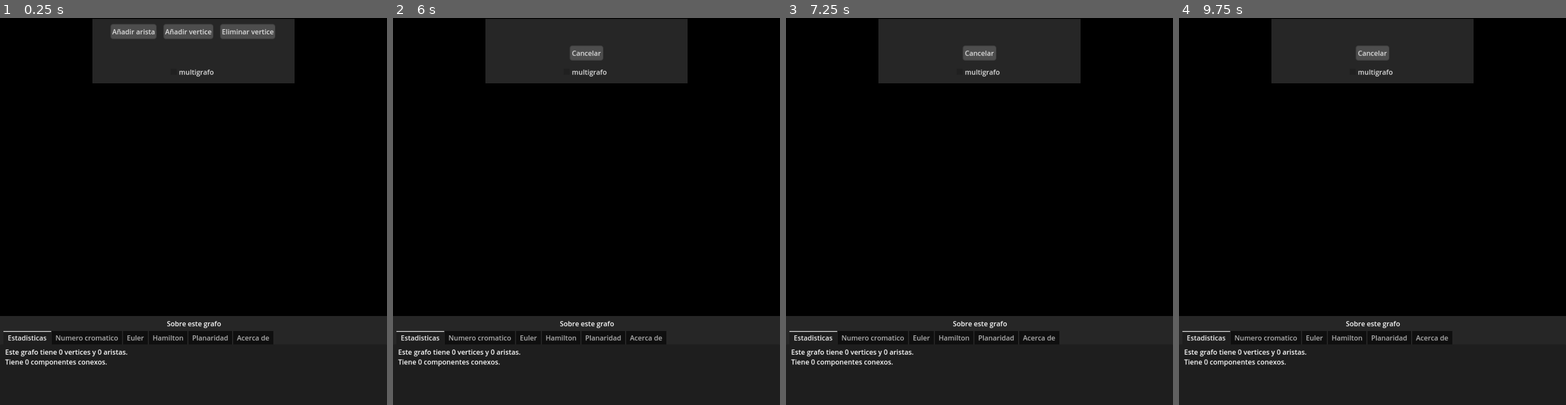
Above: before the commit, frames 1-4 (left to right).
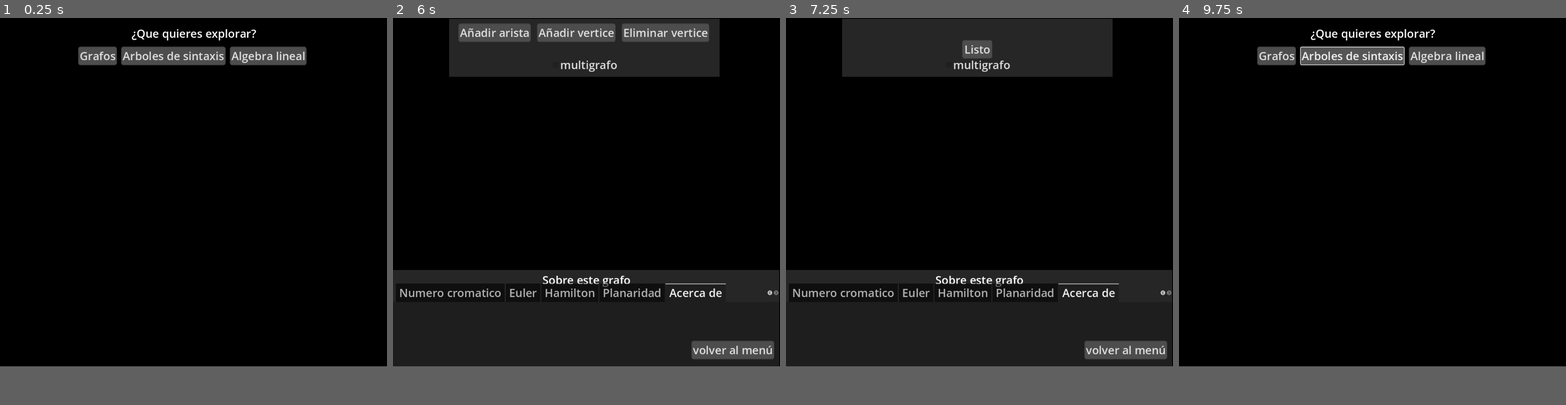
Above: after the commit, the same moments.

Repository: AndresDavidCalderon/exploragrafos
Game: Godot game, scene res://main_menu.tscn
The game is run twice, just before and just after one commit, with the same random seed, the same clock (stepped at 60 frames per second) and the same inputs. Before the commit the project starts from res://main.tscn.
Inputs (mouse positions are in pixels of both pictures, inside the frame that each line leads up to):
- Up to frame 1 (0.25 s): no input
- Up to frame 2 (6 s): click (489, 60) at 0.5 s, where only the run after the commit has a clickable "Grafos"; click (733, 385) at 1.25 s, where only the run after the commit has a clickable "volver al menú"; click (567, 60) at 2 s, where only the run after the commit has a clickable "Arboles de sintaxis"; click (660, 60) at 2.75 s, where only the run after the commit has a clickable "Algebra lineal"; click (528, 33) at 3.5 s, where only the run before the commit has a clickable "Añadir arista"; click (586, 52) at 4.25 s, where only the run before the commit has a clickable "Listo"; click (582, 33) at 5 s, where only the run before the commit has a clickable "Añadir vertice"; click (489, 60) at 5.75 s, where only the run after the commit has a clickable "Grafos"
- Up to frame 3 (7.25 s): click (886, 33) at 6.5 s, where only the run after the commit has a clickable "Añadir arista"
- Up to frame 4 (9.75 s): click "Cancelar" (after the commit: "Listo") at 7.25 s; click "Añadir vertice" at 8 s; click (1519, 385) at 8.75 s, where only the run after the commit has a clickable "volver al menú"; click (1353, 60) at 9.5 s, where only the run after the commit has a clickable "Arboles de sintaxis"
In our replay, the window is 800x800 before the commit and 800x720 after it. These sizes can differ from the game's own. Grey fills any space a smaller window leaves; there, only what the larger window draws over its background counts as a difference.

The runs differ from the first frame. In frame 1, 20% of the frame differs, in the area x 0-100%, y 0-90%; in frame 2, 18%; in frame 3, 15%; in frame 4, 20%.

Commit message:
update godot version

Diff:
--- a/globals.gd
+++ b/globals.gd
@@ -3,6 +3,10 @@
 var grafo
 
 func _ready() -> void:
+	actualizar_tamaño()
+	get_tree().root.size_changed.connect(actualizar_tamaño)
+
+func actualizar_tamaño()->void:
 	var dpi=DisplayServer.screen_get_dpi()
 	if dpi>100:
 		var escala=dpi/250.0
--- a/main.tscn
+++ b/grafos.tscn
@@ -1,21 +1,21 @@
 [gd_scene load_steps=12 format=3 uid="uid://bh0bqya2jla5j"]
 
-[ext_resource type="Script" uid="uid://dy6kysucj6gjc" path="res://world.gd" id="1_ig7tw"]
-[ext_resource type="PackedScene" uid="uid://ca0qb0ckmyho4" path="res://entidades/vertice.tscn" id="2_0xm2m"]
-[ext_resource type="PackedScene" uid="uid://cqqgkgi6it0ng" path="res://entidades/arista.tscn" id="3_1bvp3"]
-[ext_resource type="Script" uid="uid://u5dovwfqvhxf" path="res://caja_herramientas.gd" id="3_h2yge"]
-[ext_resource type="Theme" uid="uid://cqg3er0rb3j23" path="res://main.tres" id="4_4c57u"]
-[ext_resource type="Script" uid="uid://cn4si5v8371jp" path="res://estadisticas.gd" id="5_7mycd"]
-[ext_resource type="Script" uid="uid://bski57waoy50a" path="res://numero_cromatico.gd" id="5_lquwl"]
-[ext_resource type="Script" uid="uid://cajr0g7lxu1ws" path="res://euler.gd" id="7_272bh"]
-[ext_resource type="Script" uid="uid://b0rjr80e73k6x" path="res://hamilton.gd" id="8_5vw27"]
-[ext_resource type="Script" uid="uid://ywdyxqc080mr" path="res://planaridad.gd" id="9_kek77"]
-[ext_resource type="Script" uid="uid://d3rgcmcg5xbrs" path="res://camera.gd" id="11_efxa6"]
+[ext_resource type="Script" uid="uid://dy6kysucj6gjc" path="res://world.gd" id="1_jc6b2"]
+[ext_resource type="PackedScene" uid="uid://ca0qb0ckmyho4" path="res://entidades/vertice.tscn" id="2_oxl10"]
+[ext_resource type="PackedScene" uid="uid://cqqgkgi6it0ng" path="res://entidades/arista.tscn" id="3_0ewb0"]
+[ext_resource type="Theme" uid="uid://cqg3er0rb3j23" path="res://main.tres" id="4_vgllc"]
+[ext_resource type="Script" uid="uid://u5dovwfqvhxf" path="res://caja_herramientas.gd" id="5_jrslh"]
+[ext_resource type="Script" uid="uid://cn4si5v8371jp" path="res://estadisticas.gd" id="6_4etkf"]
+[ext_resource type="Script" uid="uid://bski57waoy50a" path="res://numero_cromatico.gd" id="7_wkawa"]
+[ext_resource type="Script" uid="uid://cajr0g7lxu1ws" path="res://euler.gd" id="8_iciv1"]
+[ext_resource type="Script" uid="uid://b0rjr80e73k6x" path="res://hamilton.gd" id="9_6f8md"]
+[ext_resource type="Script" uid="uid://ywdyxqc080mr" path="res://planaridad.gd" id="10_higf7"]
+[ext_resource type="Script" uid="uid://d3rgcmcg5xbrs" path="res://camera.gd" id="11_b5es7"]
 
 [node name="World" type="Node"]
-script = ExtResource("1_ig7tw")
-escenaVertice = ExtResource("2_0xm2m")
-escenaArista = ExtResource("3_1bvp3")
+script = ExtResource("1_jc6b2")
+escenaVertice = ExtResource("2_oxl10")
+escenaArista = ExtResource("3_0ewb0")
 
 [node name="UI" type="CanvasLayer" parent="."]
 
@@ -25,13 +25,13 @@
 anchor_top = 0.008
 anchor_right = 0.602
 anchor_bottom = 0.052
-offset_left = -141.192
-offset_top = -5.184
-offset_right = 143.496
-offset_bottom = 105.304
-grow_horizontal = 2
-theme = ExtResource("4_4c57u")
-script = ExtResource("3_h2yge")
+offset_left = -251.0
+offset_top = -5.2
+offset_right = 241.6
+offset_bottom = 105.2
+grow_horizontal = 2
+theme = ExtResource("4_vgllc")
+script = ExtResource("5_jrslh")
 
 [node name="Herramientas" type="HBoxContainer" parent="UI/Top"]
 layout_mode = 2
@@ -90,14 +90,16 @@
 autostart = true
 
 [node name="Panel" type="Panel" parent="UI"]
-anchors_preset = -1
-anchor_top = 0.955
-anchor_right = 1.0
-anchor_bottom = 1.0
-offset_top = -166.84
+anchors_preset = 12
+anchor_top = 1.0
+anchor_right = 1.0
+anchor_bottom = 1.0
+offset_left = -2.0
+offset_top = -249.0
+offset_right = -2.0
 grow_horizontal = 2
 grow_vertical = 0
-theme = ExtResource("4_4c57u")
+theme = ExtResource("4_vgllc")
 
 [node name="Title" type="Label" parent="UI/Panel"]
 layout_mode = 1
@@ -118,11 +120,12 @@
 offset_top = 35.0
 grow_horizontal = 2
 grow_vertical = 2
-current_tab = 0
+current_tab = 5
 
 [node name="Estadisticas" type="Control" parent="UI/Panel/TabContainer"]
-layout_mode = 2
-script = ExtResource("5_7mycd")
+visible = false
+layout_mode = 2
+script = ExtResource("6_4etkf")
 metadata/_tab_index = 0
 
 [node name="RichTextLabel" type="RichTextLabel" parent="UI/Panel/TabContainer/Estadisticas"]
@@ -213,28 +216,27 @@
 bbcode_enabled = true
 
 [node name="Acerca de" type="Control" parent="UI/Panel/TabContainer"]
-visible = false
 layout_mode = 2
 metadata/_tab_index = 5
 
-[node name="RichTextLabel" type="RichTextLabel" parent="UI/Panel/TabContainer/Acerca de"]
-layout_mode = 1
-anchors_preset = 15
-anchor_right = 1.0
-anchor_bottom = 1.0
-offset_left = 10.0
-offset_top = 8.0
-offset_right = -13.0
-offset_bottom = -8.0
-grow_horizontal = 2
-grow_vertical = 2
-bbcode_enabled = true
-text = "Este software fué hecho con amor por Andres David Calderón.
-Puedes ver mis otros proyectos en [url=pagina]mi pagina[/url]"
+[node name="Menu" type="Button" parent="UI/Panel/TabContainer/Acerca de"]
+layout_mode = 1
+anchors_preset = 3
+anchor_left = 1.0
+anchor_top = 1.0
+anchor_right = 1.0
+anchor_bottom = 1.0
+offset_left = -225.0
+offset_top = -64.0
+offset_right = -15.0
+offset_bottom = -20.0
+grow_horizontal = 0
+grow_vertical = 0
+text = "volver al menú"
 
 [node name="Camera" type="Camera2D" parent="."]
 anchor_mode = 0
-script = ExtResource("11_efxa6")
+script = ExtResource("11_b5es7")
 velocidad_zoom = 0.85
 
 [connection signal="estado_cambiado" from="." to="UI/Top" method="_on_world_estado_cambiado"]
@@ -244,4 +246,4 @@
 [connection signal="pressed" from="UI/Top/Cancelar" to="." method="_on_cancelar_pressed"]
 [connection signal="toggled" from="UI/Top/Multigrafo" to="." method="_on_multigrafo_toggled"]
 [connection signal="timeout" from="UI/Top/VerificarMargen" to="UI/Top" method="_on_verificar_margen_timeout"]
-[connection signal="meta_clicked" from="UI/Panel/TabContainer/Acerca de/RichTextLabel" to="." method="_on_rich_text_label_meta_clicked"]
+[connection signal="pressed" from="UI/Panel/TabContainer/Acerca de/Menu" to="." method="_on_menu_pressed"]
--- a/main.tres
+++ b/main.tres
@@ -57,9 +57,11 @@
 bg_color = Color(0.147672, 0.147672, 0.147672, 1)
 
 [resource]
+default_font_size = 29
 Button/styles/hover = SubResource("StyleBoxFlat_efxa6")
 Button/styles/normal = SubResource("StyleBoxFlat_4c57u")
 Button/styles/pressed = SubResource("StyleBoxFlat_dg77c")
 CheckBox/styles/hover = SubResource("StyleBoxFlat_ci82a")
 CheckBox/styles/normal = SubResource("StyleBoxEmpty_ycdy4")
+FlowContainer/constants/h_separation = 15
 Panel/styles/panel = SubResource("StyleBoxFlat_kek77")
--- /dev/null
+++ b/main_menu.gd
@@ -0,0 +1,5 @@
+extends Control
+
+
+func _on_grafos_pressed() -> void:
+	get_tree().change_scene_to_file("res://grafos.tscn")
--- /dev/null
+++ b/main_menu.tscn
@@ -0,0 +1,53 @@
+[gd_scene load_steps=3 format=3 uid="uid://bw4n0g4hedf8s"]
+
+[ext_resource type="Theme" uid="uid://cqg3er0rb3j23" path="res://main.tres" id="1_06t4h"]
+[ext_resource type="Script" uid="uid://dpvyxvkjgdc78" path="res://main_menu.gd" id="2_7vrkn"]
+
+[node name="MainMenu" type="Control"]
+layout_mode = 3
+anchors_preset = 15
+anchor_right = 1.0
+anchor_bottom = 1.0
+grow_horizontal = 2
+grow_vertical = 2
+theme = ExtResource("1_06t4h")
+script = ExtResource("2_7vrkn")
+
+[node name="FlowContainer" type="FlowContainer" parent="."]
+layout_mode = 1
+anchors_preset = 15
+anchor_right = 1.0
+anchor_bottom = 1.0
+offset_left = 21.0
+offset_top = 76.0
+offset_right = -26.0
+offset_bottom = -26.0
+grow_horizontal = 2
+grow_vertical = 2
+alignment = 1
+
+[node name="Grafos" type="Button" parent="FlowContainer"]
+layout_mode = 2
+text = "Grafos"
+
+[node name="Arboles" type="Button" parent="FlowContainer"]
+layout_mode = 2
+text = "Arboles de sintaxis"
+
+[node name="Arboles2" type="Button" parent="FlowContainer"]
+layout_mode = 2
+text = "Algebra lineal"
+
+[node name="Title" type="Label" parent="."]
+layout_mode = 1
+anchors_preset = 5
+anchor_left = 0.5
+anchor_right = 0.5
+offset_left = -160.0
+offset_top = 20.0
+offset_right = 162.0
+offset_bottom = 60.0
+grow_horizontal = 2
+text = "¿Que quieres explorar?"
+
+[connection signal="pressed" from="FlowContainer/Grafos" to="." method="_on_grafos_pressed"]
--- a/project.godot
+++ b/project.godot
@@ -11,7 +11,8 @@
 [application]
 
 config/name="exploragrafos"
-run/main_scene="uid://bh0bqya2jla5j"
+config/version="2"
+run/main_scene="uid://bw4n0g4hedf8s"
 config/features=PackedStringArray("4.4", "Mobile")
 boot_splash/bg_color=Color(0, 0, 0, 1)
 boot_splash/image="uid://ddlc7y5p3m8c3"
@@ -24,7 +25,7 @@
 
 [display]
 
-window/size/viewport_width=900
+window/size/viewport_width=1000
 window/size/viewport_height=900
 window/handheld/orientation=6
 
--- a/world.gd
+++ b/world.gd
@@ -164,3 +164,9 @@
 	match meta:
 		"pagina":
 			OS.shell_open("https://andresdavidcalderon.github.io/")
+
+
+func _on_menu_pressed() -> void:
+	Globals.grafo.cambiar_estado(Estados.ESPERA)
+	Globals.grafo.limpiar_seleccion()
+	Globals.grafo.get_tree().change_scene_to_file("res://main_menu.tscn")
Not shown, changed: export_presets.cfg
Not shown: 4 places in grafos.tscn that only renumber resources
Not shown, added: main_menu.gd.uid
